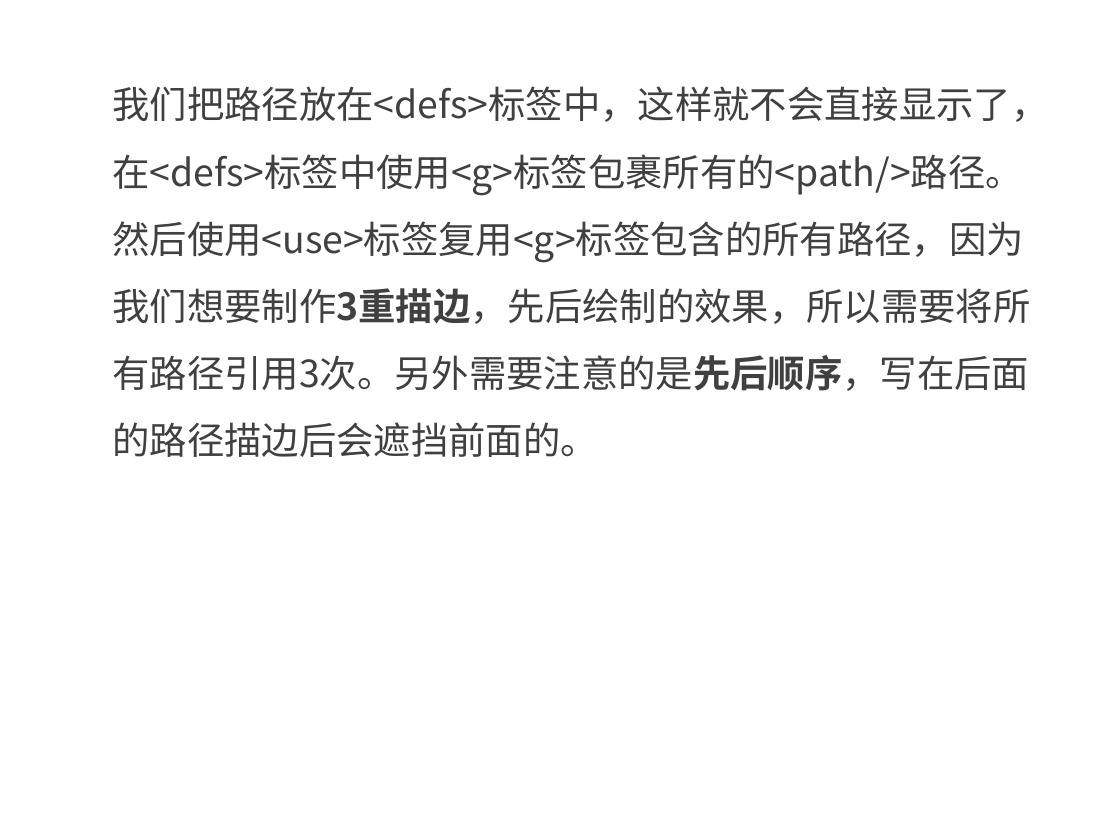
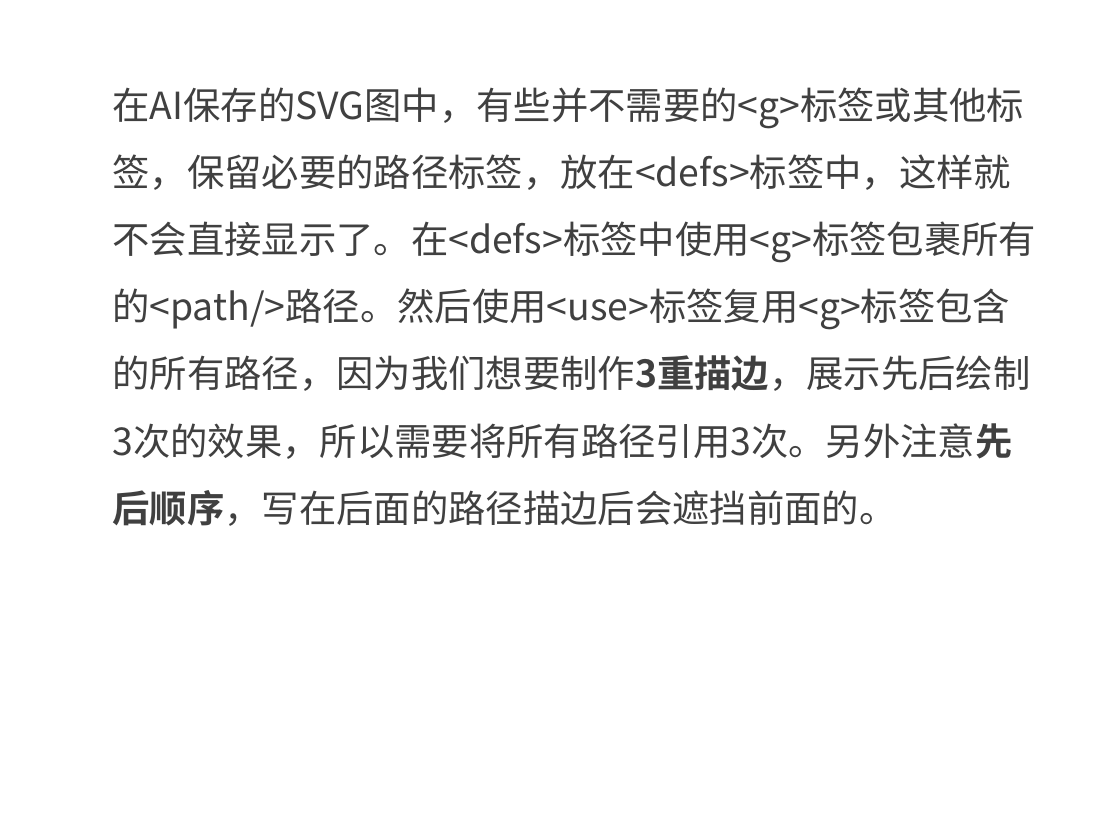
Before and after one commit to kong66/webAni, a slide deck: slide 14 of 9-svg-path-ani/svg-stroke-ani.pptx (slide 13 before the commit). Drawn at 1120x840 pixels with LibreOffice and Linux fonts; fonts in the diff are those of the drawing. Boxes give left, top, right and bottom in pixels: in the first picture for what was removed or moved away, otherwise in the second. Text is boxed around its words. In the diff, an @@ line names an element or a change of style, - is before the commit and + after.

```diff
--- a/9-svg-path-ani/svg-stroke-ani.pptx
+++ b/9-svg-path-ani/svg-stroke-ani.pptx
@@ text at <box>112,87,1036,526</box>: text changed @@
-我们把路径放在<defs>标签中，这样就不会直接显示了，在<defs>标签中使用<g>标签包裹所有的<path/>路径。然后使用<use>标签复用<g>标签包含的所有路径，因为我们想要制作3重描边，先后绘制的效果，所以需要将所有路径引用3次。另外需要注意的是先后顺序，写在后面的路径描边后会遮挡前面的。
+在AI保存的SVG图中，有些并不需要的<g>标签或其他标签，保留必要的路径标签，放在<defs>标签中，这样就不会直接显示了。在<defs>标签中使用<g>标签包裹所有的<path/>路径。然后使用<use>标签复用<g>标签包含的所有路径，因为我们想要制作3重描边，展示先后绘制3次的效果，所以需要将所有路径引用3次。另外注意先后顺序，写在后面的路径描边后会遮挡前面的。
```
Also in this commit, not shown: 9 other slides changed, 7 slides added, 1 slide removed, 6 other files.
